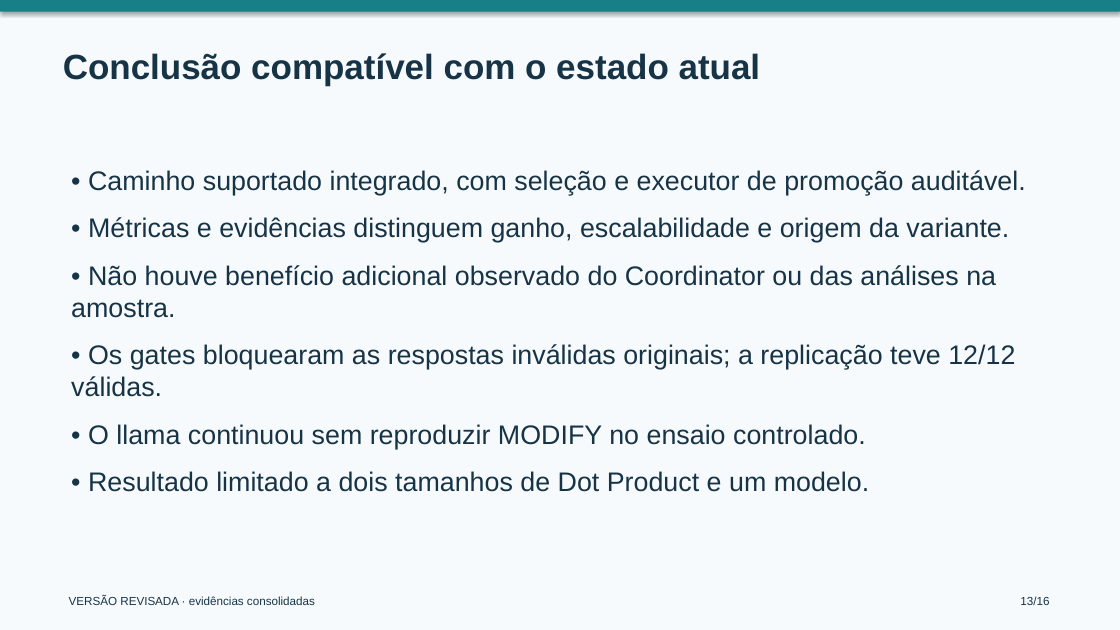
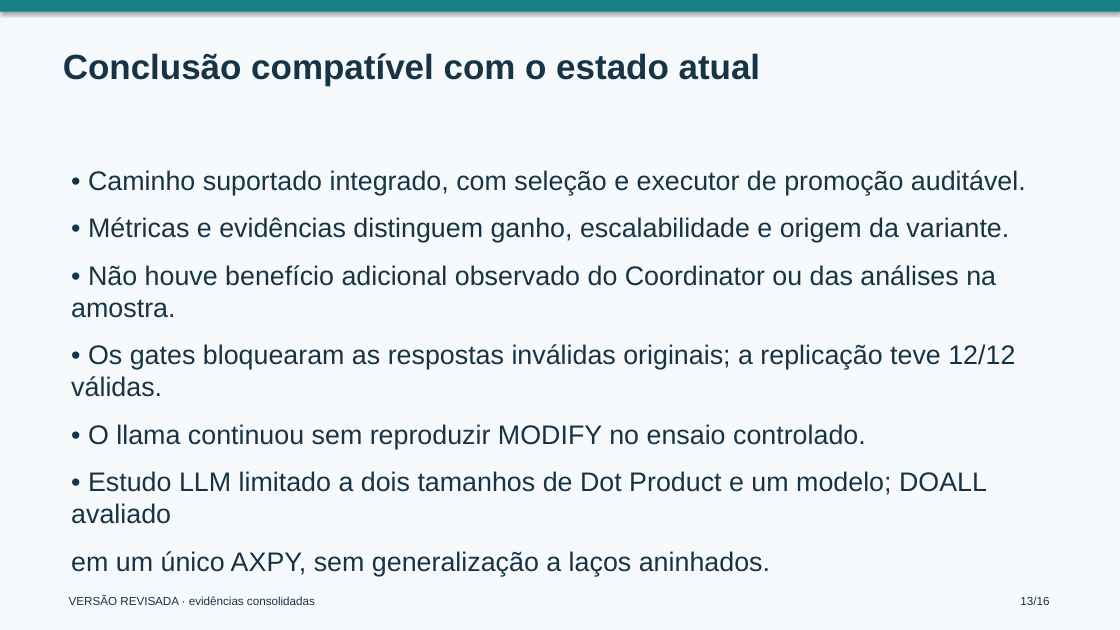
Before and after one commit to lucasnoryulson/tcc2, a slide deck: slide 13 of docs/defesa/DEFESA_REVISAO_FINAL.pptx. Drawn at 1120x630 pixels with LibreOffice and Linux fonts; fonts in the diff are those of the drawing. Boxes give left, top, right and bottom in pixels: in the first picture for what was removed or moved away, otherwise in the second. Text is boxed around its words. In the diff, an @@ line names an element or a change of style, - is before the commit and + after.

```diff
--- a/docs/defesa/DEFESA_REVISAO_FINAL.pptx
+++ b/docs/defesa/DEFESA_REVISAO_FINAL.pptx
@@ text at (x1=71, y1=471, x2=987, y2=576): text changed @@
-• Resultado limitado a dois tamanhos de Dot Product e um modelo.
+• Estudo LLM limitado a dois tamanhos de Dot Product e um modelo; DOALL avaliado
+em um único AXPY, sem generalização a laços aninhados.
```
Also in this commit, not shown: 4 other slides changed, 59 other files.
